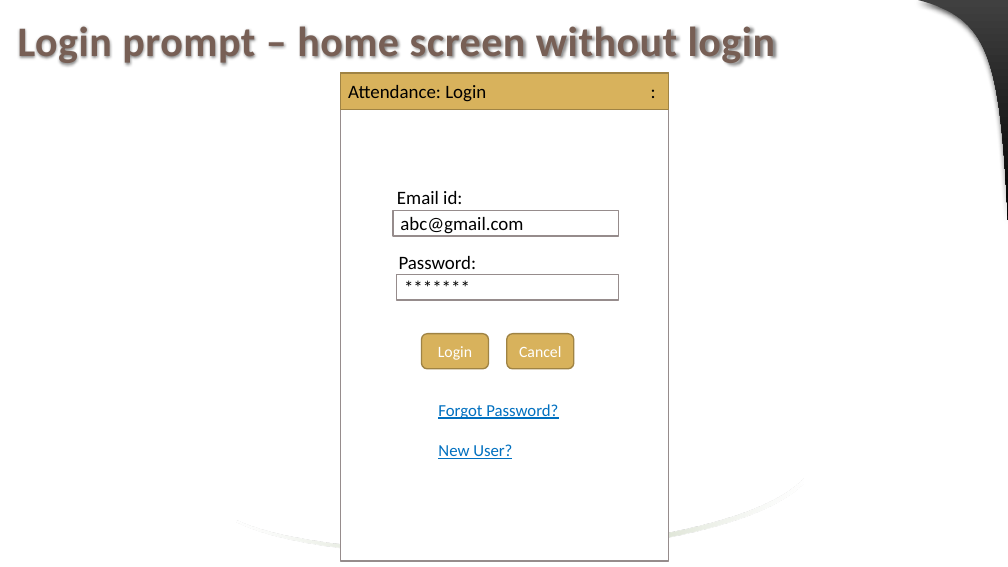
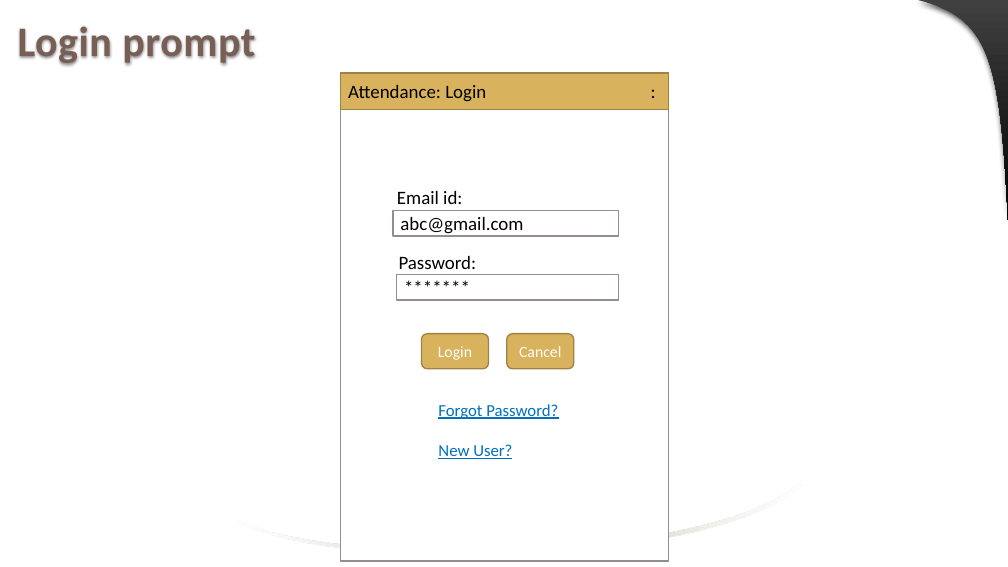
Before and after one commit to jaenudin86/Attendance, a slide deck: slide 6 of Attendance Wireframes.pptx (slide 5 before the commit). Drawn at 1008x567 pixels with LibreOffice and Linux fonts; fonts in the diff are those of the drawing. Boxes give left, top, right and bottom in pixels: in the first picture for what was removed or moved away, otherwise in the second. Text is boxed around its words. In the diff, an @@ line names an element or a change of style, - is before the commit and + after.

```diff
--- a/Attendance Wireframes.pptx
+++ b/Attendance Wireframes.pptx
@@ title at bbox=[18, 26, 255, 66]: text changed @@
-Login prompt – home screen without login
+Login prompt
```
Also in this commit, not shown: 15 other slides changed, 2 slides added, 35 other files.
